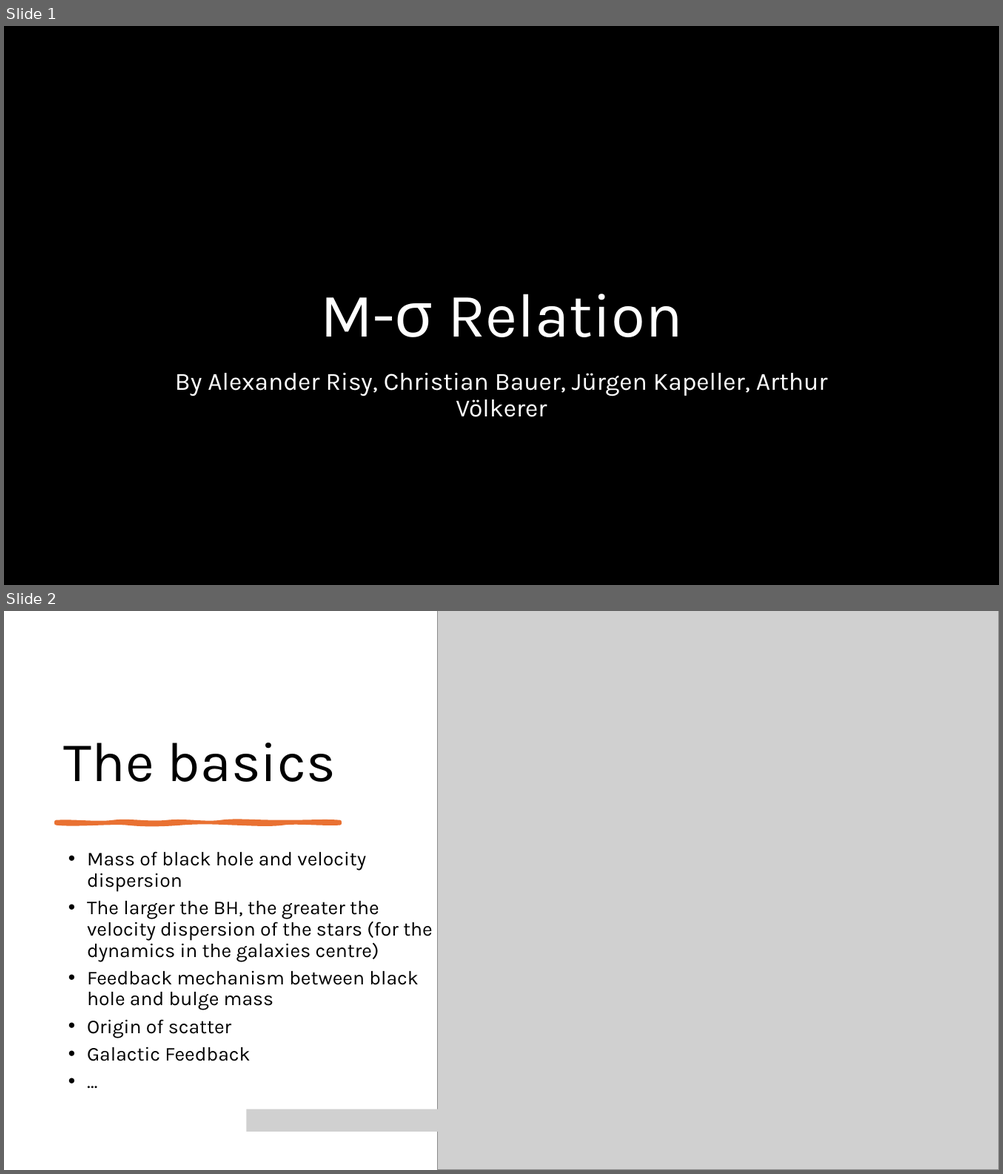
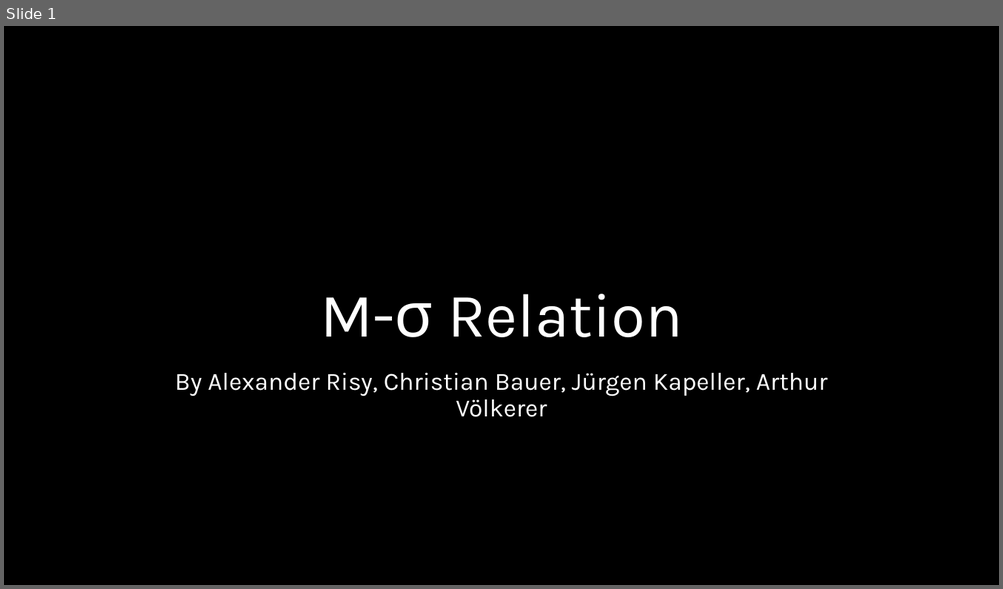
Before and after one commit to MonkeyTreeLover/M-Sigma-Relation, a slide deck: M-σ Relation.pptx. Shown one above the other, each under a label of ours: slides 1 and 2 before the commit, slide 1 after it. The pictures are 1003x1174 and 1003x589 pixels, drawn with LibreOffice and Linux fonts; fonts in the diff are those of the drawing; grey boxes stand for pictures; background and template pictures are left out. Boxes give left, top, right and bottom in pixels: in the first picture for what was removed or moved away, otherwise in the second. Text is boxed around its words. In the diff, an @@ line names an element or a change of style, - is before the commit and + after.

```diff
--- a/M-σ Relation.pptx
+++ b/M-σ Relation.pptx
@@ slide 2 removed at bbox=[4, 611, 999, 1170], background #FFFFFF @@
@@ picture removed at bbox=[438, 611, 999, 1170] @@
@@ title removed at bbox=[64, 743, 336, 782] @@
-The basics
@@ freeform shape removed at bbox=[57, 822, 340, 823] @@
@@ text removed at bbox=[87, 851, 432, 1062] @@
-• Mass of black hole and velocity dispersion
-• The larger the BH, the greater the velocity dispersion of the stars (for the dynamics in the galaxies centre)
-• Feedback mechanism between black hole and bulge mass
-• Origin of scatter
-• Galactic Feedback
-• …
@@ picture removed at bbox=[247, 1110, 452, 1132] @@
```
Also in this commit, not shown: 3 slides changed, 1 slide added, 3 other files.
